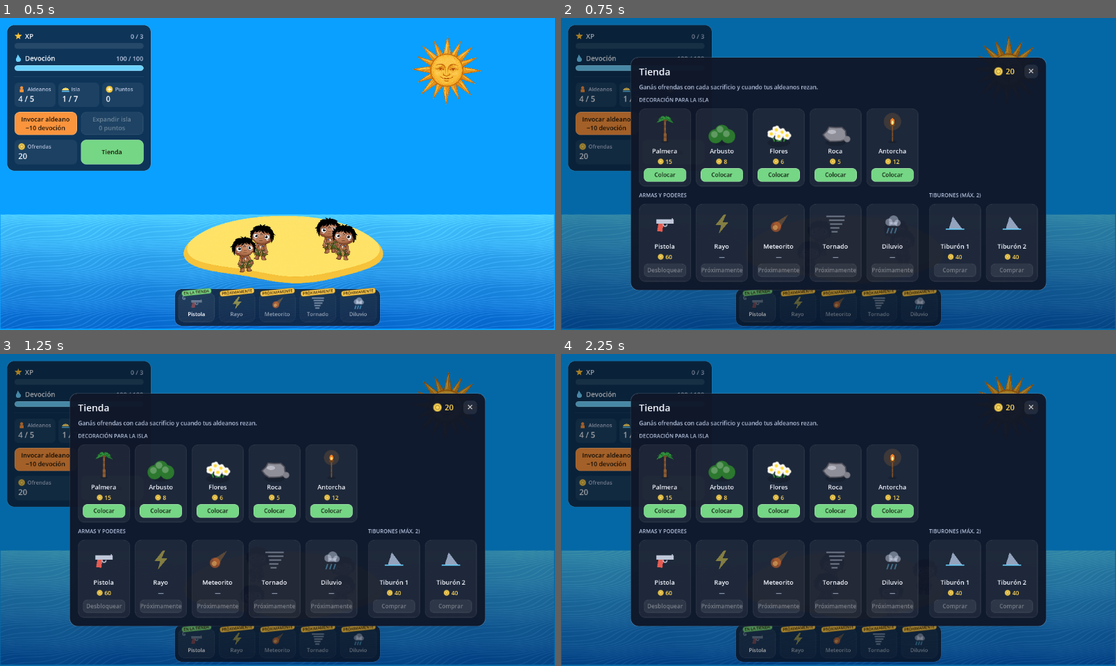
Above: before the commit, frames 1-4 (two rows, left to right).
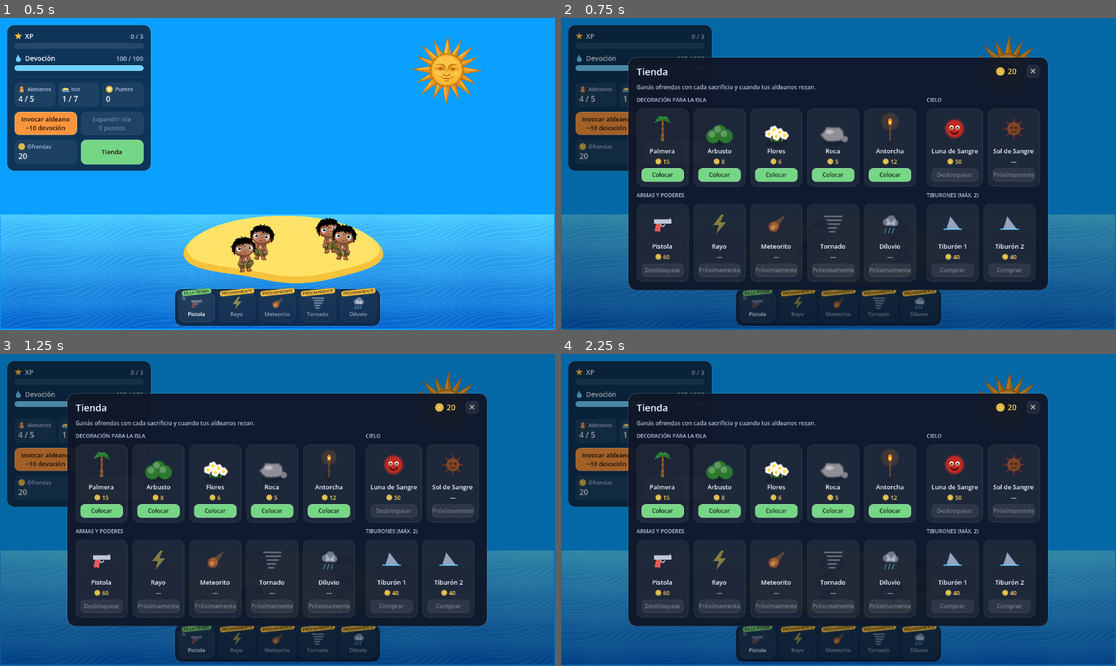
Above: after the commit, the same moments.

Repository: JuliFlorez/godlings
Game: Godot game, scene res://world/world.tscn
Same seed, same stepped clock (60 frames per second), same inputs: the game is played once before the commit and once after it.
Inputs:
- Up to frame 1 (0.5 s): no input
- Up to frame 2 (0.75 s): click "Tienda" at 0.5 s
- Up to frame 3 (1.25 s): no input
- Up to frame 4 (2.25 s): click "G" at 1.25 s; click "Tienda" at 2 s

Frame 1 is identical in both runs. In frame 2, 5.5% of the frame differs, in the area x 12-88%, y 12-88%; in frame 3, 5.4%; in frame 4, 5.5%.

Commit message:
Sell the blood moon in the shop; blood sun coming soon
The moon can only turn into the blood moon after unlocking it in the
shop (50 offerings). The blood sun can no longer be triggered by taps
and shows as "Próximamente" in the shop's new "Cielo" section; flip
BLOOD_SUN_AVAILABLE in sun.gd to bring it back.

Co-Authored-By: Claude Opus 5.5 <noreply@anthropic.com>

Diff:
--- a/sky/celestial.gd
+++ b/sky/celestial.gd
@@ -2,7 +2,7 @@
 class_name Celestial
 ## Astro arrastrable (sol o luna). Si lo soltás cerca del horizonte se pone
 ## y emite `has_set` para que salga el otro. Si lo tocás varias veces seguidas
-## se vuelve perturbador (y otra tanda de toques lo calma).
+## se vuelve perturbador (y otra tanda de toques lo calma), si `can_turn_creepy()` lo permite.
 
 signal has_set
 signal creepy_changed(is_creepy: bool)
@@ -99,13 +99,19 @@
 		_taps = 0
 	_last_tap_ms = now
 	_taps += 1
-	if _taps >= taps_to_transform:
+	if _taps >= taps_to_transform and (creepy or can_turn_creepy()):
 		_taps = 0
 		set_creepy(not creepy)
 	else:
+		if _taps >= taps_to_transform:
+			_taps = 0   # Bloqueado: tiembla pero no se transforma
 		# Cada toque lo hace temblar un poco más: avisa que algo se viene
 		_shake = maxf(_shake, float(_taps) / taps_to_transform * 0.5)
 		_pop(0.85, 0.35)
+
+## Si a esta altura una tanda de toques lo vuelve perturbador (cada astro lo decide).
+func can_turn_creepy() -> bool:
+	return true
 
 func set_creepy(value: bool) -> void:
 	creepy = value
--- a/sky/moon.gd
+++ b/sky/moon.gd
@@ -1,14 +1,18 @@
 extends Celestial
 class_name Moon
 ## Luna acosadora: dibujada por código, con ojos que siguen al aldeano más cercano.
-## Tocala varias veces y se vuelve la Luna de Sangre: roja, con los cráteres
-## abiertos como ojos y una boca llena de dientes.
+## Una vez comprada la Luna de Sangre en la tienda, tocala varias veces y se
+## transforma: roja, con los cráteres abiertos como ojos y una boca llena de dientes.
 ## Como Luna de Sangre se la puede alimentar soltándole aldeanos encima: cada uno
 ## que se come pone el cielo más rojo (hasta MAX_FEED). Calmarla la deja en cero.
 
 signal fed(level: int)
 
 @export var radius := 52.0
+
+## Hay que comprarla en la tienda antes de poder transformarla.
+static var blood_unlocked := false
+const PRICE := 50
 
 const MAX_FEED := 6
 const EAT_MARGIN := 14.0         # Soltarlo hasta esta distancia del borde también cuenta
@@ -36,6 +40,7 @@
 
 func _ready() -> void:
 	super()
+	blood_unlocked = false
 	add_to_group("moon")
 	creepy_changed.connect(func(c: bool):
 		if not c:
@@ -47,6 +52,9 @@
 	var hungry := creepy and visible and _villager_held_near()
 	_gape = move_toward(_gape, 1.0 if hungry else 0.0, dt * 4.0)
 	queue_redraw()
+
+func can_turn_creepy() -> bool:
+	return blood_unlocked
 
 ## 0..1: qué tan alimentada está (para el color del cielo).
 func feed_t() -> float:
--- a/sky/sun.gd
+++ b/sky/sun.gd
@@ -1,7 +1,11 @@
 extends Celestial
-## Sol: de día es el sprite tranquilo. Tocalo varias veces y se vuelve el Sol
-## Perturbador, dibujado por código: tentáculos de fuego que se retuercen,
-## cuencas vacías que siguen al aldeano más cercano y una sonrisa llena de dientes.
+## Sol: de día es el sprite tranquilo. El Sol de Sangre (perturbador, dibujado por
+## código: tentáculos de fuego que se retuercen, cuencas vacías que siguen al aldeano
+## más cercano y una sonrisa llena de dientes) todavía no se puede activar: en la
+## tienda figura como "Próximamente".
+
+## Cuando el Sol de Sangre esté listo, poner en true para volver a activarlo con toques.
+const BLOOD_SUN_AVAILABLE := false
 
 @export var radius := 36.0
 
@@ -25,6 +29,9 @@
 func _ready() -> void:
 	super()
 	creepy_changed.connect(func(c: bool): sprite.visible = not c)
+
+func can_turn_creepy() -> bool:
+	return BLOOD_SUN_AVAILABLE
 
 func _process(dt: float) -> void:
 	super(dt)
--- a/ui/hud.gd
+++ b/ui/hud.gd
@@ -203,6 +203,13 @@
 	Gun.unlocked = true
 	popup_text("¡Pistola desbloqueada! Sacala con G", get_viewport().get_visible_rect().size * Vector2(0.5, 0.42), C_GUN.lightened(0.3))
 	_refresh()
+	return true
+
+func unlock_blood_moon() -> bool:
+	if Moon.blood_unlocked or not spend_offerings(Moon.PRICE):
+		return false
+	Moon.blood_unlocked = true
+	popup_text("¡Luna de Sangre desbloqueada! De noche, tocá la luna 5 veces", get_viewport().get_visible_rect().size * Vector2(0.5, 0.42), Color(1.0, 0.45, 0.4))
 	return true
 
 func buy_shark() -> bool:
@@ -597,6 +604,21 @@
 			"shark":
 				draw_colored_polygon(_pts([0.18, 0.74, 0.38, 0.1, 0.86, 0.74]), Color(0.58, 0.64, 0.74))
 				draw_line(Vector2(0.04, 0.76) * s, Vector2(0.96, 0.76) * s, HUD.C_DEVOTION, 2.5, true)
+			"blood_moon":
+				draw_circle(c, s * 0.48, Color(1.0, 0.2, 0.15, 0.25), true, -1.0, true)
+				draw_circle(c, s * 0.4, Color(0.74, 0.17, 0.14), true, -1.0, true)
+				for side: float in [-1.0, 1.0]:
+					draw_circle(c + Vector2(side * 0.14, -0.06) * s, s * 0.09, Color(1.0, 0.95, 0.85), true, -1.0, true)
+					draw_circle(c + Vector2(side * 0.14, -0.04) * s, s * 0.04, Color(0.12, 0.12, 0.18), true, -1.0, true)
+				draw_arc(c + Vector2(0, 0.06) * s, s * 0.18, 0.15 * PI, 0.85 * PI, 10, Color(0.2, 0.02, 0.04), maxf(1.5, s * 0.06), true)
+			"blood_sun":
+				for i in 8:
+					var d := Vector2.from_angle(TAU * i / 8.0)
+					draw_line(c + d * s * 0.3, c + d * s * 0.48, Color(0.88, 0.2, 0.04), maxf(1.5, s * 0.07), true)
+				draw_circle(c, s * 0.3, Color(0.96, 0.42, 0.07), true, -1.0, true)
+				for side: float in [-1.0, 1.0]:
+					draw_circle(c + Vector2(side * 0.1, -0.05) * s, s * 0.06, Color(0.05, 0.01, 0.01), true, -1.0, true)
+				draw_arc(c + Vector2(0, 0.04) * s, s * 0.13, 0.15 * PI, 0.85 * PI, 8, Color(0.05, 0.01, 0.01), maxf(1.5, s * 0.05), true)
 			"lightning":
 				draw_colored_polygon(_pts([0.6, 0.0, 0.16, 0.56, 0.46, 0.56, 0.34, 1.0, 0.84, 0.4, 0.54, 0.4, 0.72, 0.0]), Color(1.0, 0.9, 0.3))
 			"meteor":
--- a/ui/shop.gd
+++ b/ui/shop.gd
@@ -1,12 +1,14 @@
 extends Control
 class_name Shop
-## Tienda: se gastan ofrendas en decoraciones para la isla, armas/poderes y tiburones.
+## Tienda: se gastan ofrendas en decoraciones para la isla, el cielo (Luna de Sangre),
+## armas/poderes y tiburones.
 ## Las decoraciones se cobran recién al colocarlas (ver DecorPlacer).
 
 var hud: HUD
 var _balance: Label
 var _deco_buttons := {}       # kind -> Button
 var _gun_btn: Button
+var _moon_btn: Button
 var _sharks: Array[Dictionary] = []   # Por tarjeta: {btn, icon, price, status}
 
 func _ready() -> void:
@@ -52,10 +54,17 @@
 	head.add_child(close_btn)
 	col.add_child(HUD.make_label("Ganás ofrendas con cada sacrificio y cuando tus aldeanos rezan.", 12, HUD.C_MUTED))
 
-	col.add_child(_section("Decoración para la isla"))
+	# Decoración y cielo comparten fila (igual que armas y tiburones abajo)
+	var top := HBoxContainer.new()
+	top.add_theme_constant_override("separation", 22)
+	col.add_child(top)
+	var deco_col := VBoxContainer.new()
+	deco_col.add_theme_constant_override("separation", 10)
+	top.add_child(deco_col)
+	deco_col.add_child(_section("Decoración para la isla"))
 	var deco_row := HBoxContainer.new()
 	deco_row.add_theme_constant_override("separation", 10)
-	col.add_child(deco_row)
+	deco_col.add_child(deco_row)
 	for kind: String in Decoration.KINDS:
 		var info: Dictionary = Decoration.KINDS[kind]
 		var preview := DecorPreview.new()
@@ -65,6 +74,25 @@
 			close()
 			hud.decoration_chosen.emit(kind))
 		_deco_buttons[kind] = b
+
+	var sky_col := VBoxContainer.new()
+	sky_col.add_theme_constant_override("separation", 10)
+	top.add_child(sky_col)
+	sky_col.add_child(_section("Cielo"))
+	var sky_row := HBoxContainer.new()
+	sky_row.add_theme_constant_override("separation", 10)
+	sky_col.add_child(sky_row)
+	var moon_icon := CenterContainer.new()
+	moon_icon.add_child(HUD.HudIcon.make("blood_moon", 44))
+	_moon_btn = _card(sky_row, moon_icon, "Luna de Sangre", Moon.PRICE, "Desbloquear")
+	_moon_btn.tooltip_text = "De noche, tocá la luna 5 veces. Soltale aldeanos encima para alimentarla."
+	_moon_btn.pressed.connect(func():
+		hud.unlock_blood_moon()
+		_sync())
+	var sun_icon := CenterContainer.new()
+	sun_icon.add_child(HUD.HudIcon.make("blood_sun", 44))
+	sun_icon.modulate = Color(1, 1, 1, 0.45)
+	_card(sky_row, sun_icon, "Sol de Sangre", -1, "Próximamente").disabled = true
 
 	# Armas/poderes y tiburones comparten fila para que la tienda no quede muy alta
 	var bottom := HBoxContainer.new()
@@ -141,6 +169,12 @@
 	else:
 		_gun_btn.text = "Desbloquear"
 		_gun_btn.disabled = not hud.can_afford(Gun.PRICE)
+	if Moon.blood_unlocked:
+		_moon_btn.text = "Desbloqueada"
+		_moon_btn.disabled = true
+	else:
+		_moon_btn.text = "Desbloquear"
+		_moon_btn.disabled = not hud.can_afford(Moon.PRICE)
 	var owned := hud.shark_on.size()
 	for i in _sharks.size():
 		var s: Dictionary = _sharks[i]
